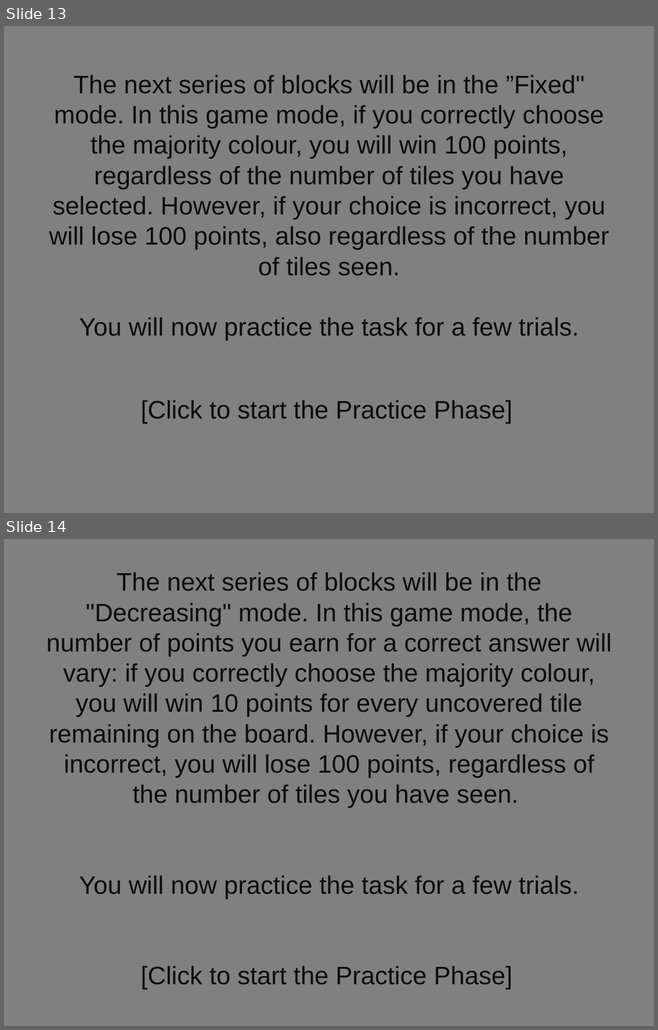
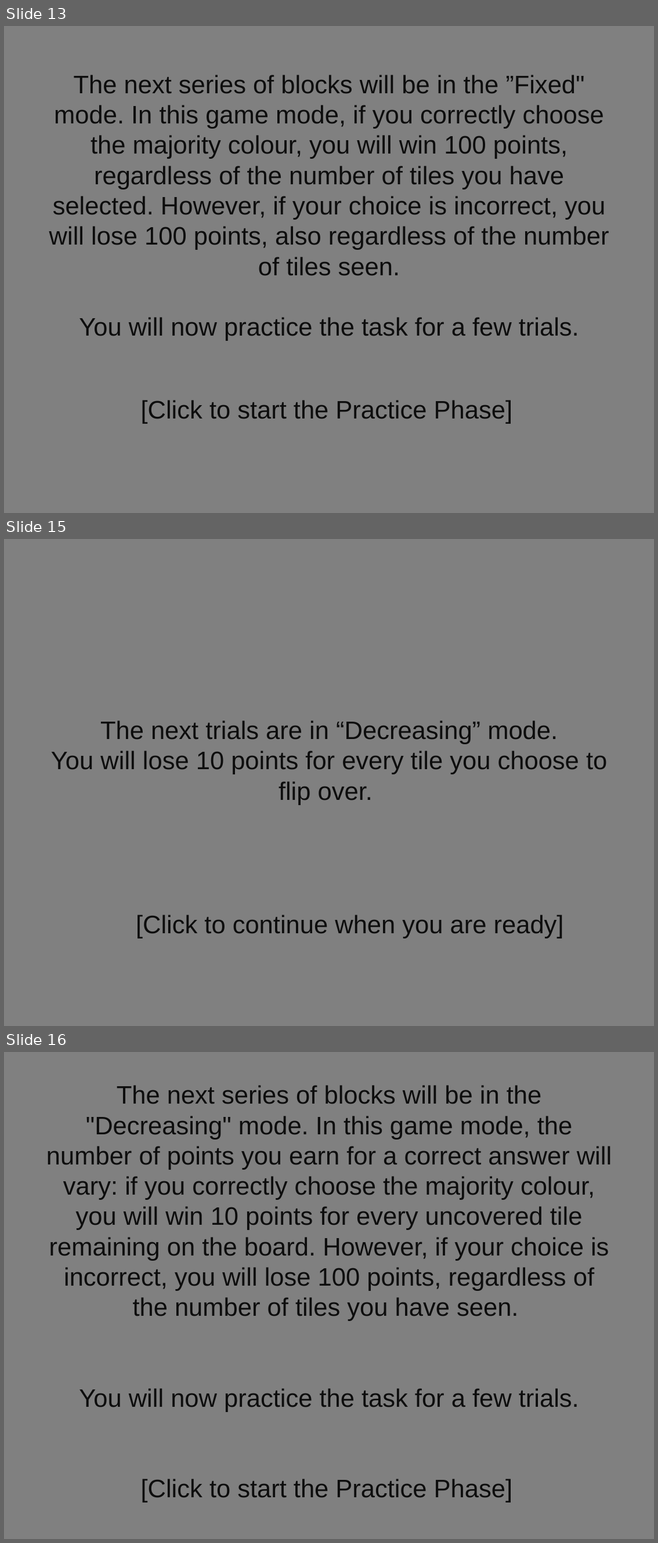
Before and after one commit to jasminetan6032/IST-EEG, a slide deck: Instructions/instructions_adapted.pptx. Shown one above the other, each under a label of ours: slides 13 and 14 before the commit, slides 13, 15 and 16 after it; the slides between them are not shown. The pictures are 658x1030 and 658x1543 pixels, drawn with LibreOffice and Linux fonts; fonts in the diff are those of the drawing. Boxes give left, top, right and bottom in pixels: in the first picture for what was removed or moved away, otherwise in the second. Text is boxed around its words. In the diff, an @@ line names an element or a change of style, - is before the commit and + after.

```diff
--- a/Instructions/instructions_adapted.pptx
+++ b/Instructions/instructions_adapted.pptx
@@ slide 15 added at (4,539,654,1026), background #808080 @@
@@ text added at (51,721,607,805), 28 pt, text #0D0D0D @@
+The next trials are in “Decreasing” mode.
+You will lose 10 points for every tile you choose to flip over.
@@ text added at (136,915,564,939), 28 pt, text #0D0D0D @@
+[Click to continue when you are ready]
@@ what was slide 14 is now slide 16 @@
```
Also in this commit, not shown: 1 other slide added, 16 other files.
